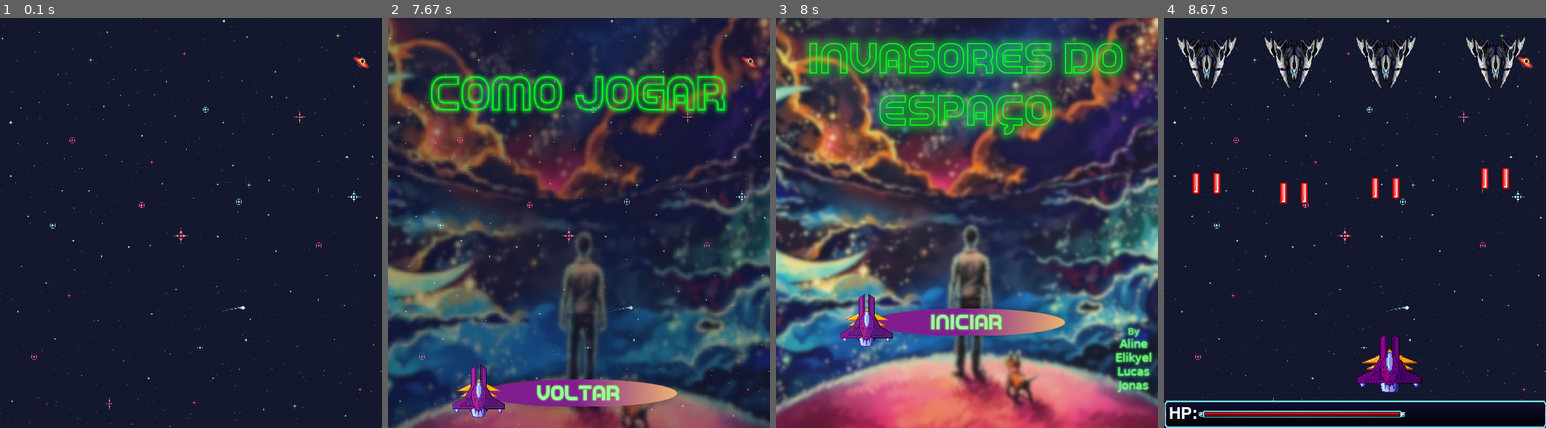
Above: before the commit, frames 1-4 (left to right).
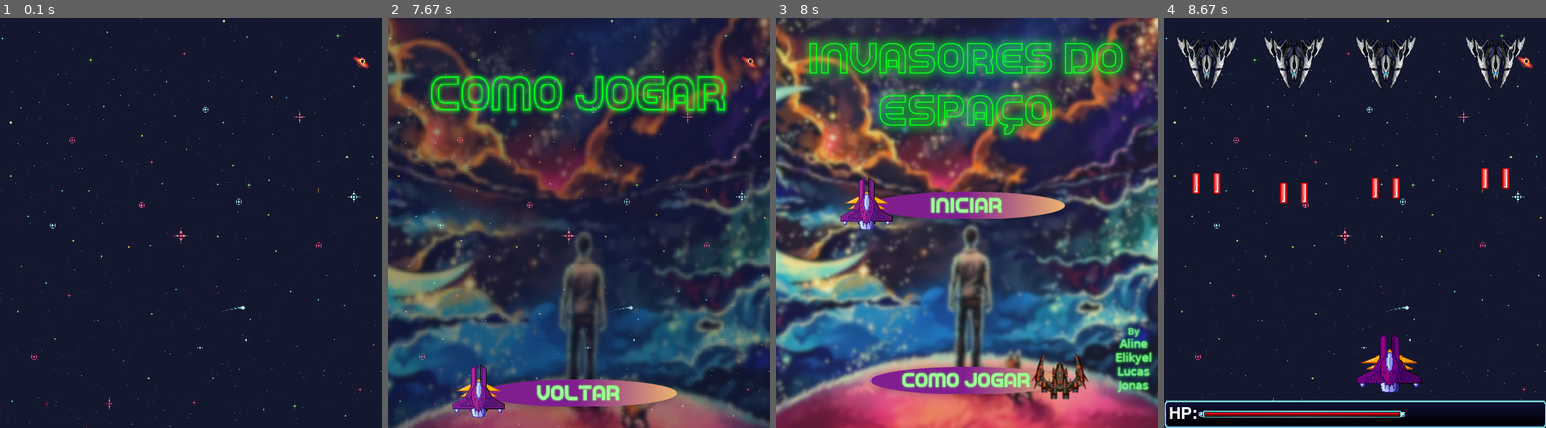
Above: after the commit, the same moments.

Repository: cjs-13/Projeto_pygame
Game: pygame game, started from main.py
Same seed, same stepped clock (60 frames per second), same inputs: the game is played once before the commit and once after it.
Inputs (mouse positions are in pixels of both pictures, inside the frame that each line leads up to):
- Up to frame 1 (0.1 s): no input
- Up to frame 2 (7.67 s): click (579, 276) at 7.38 s
- Up to frame 3 (8 s): hold Esc from 7.67 s (still down)
- Up to frame 4 (8.67 s): release Esc at 8.13 s; click (1355, 206) at 8.22 s; hold Right from 8.5 s (still down); move the mouse to (1435, 169) at 8.53 s

Frames 1-2 are identical in both runs. In frame 3, 11% of the frame differs, in the area x 16-82%, y 38-94%; in frame 4, nothing differs.

Commit message:
Tecla Esc leva o usuário para tela principal (menu)
A partir de qualquer tela, pressionar a tecla ESC leva a tela principal.

Diff:
--- a/main.py
+++ b/main.py
@@ -422,7 +422,9 @@
     largura = LARGURA//2 - B_VOLTAR_largura//2
     altura_voltar = ALTURA
 
-    while True:
+    ajuda = True
+
+    while ajuda:
         RELOGIO.tick(FPS)
         TELA.blit(BG_AJUDA, (0, 0))
 
@@ -437,7 +439,7 @@
                 exit()
             if event.type == pygame.KEYDOWN:
                 if event.key == pygame.K_ESCAPE:
-                    menu_principal()
+                    ajuda = False
             if event.type == pygame.MOUSEBUTTONDOWN:  # Monitora clique do mouse
                 x = pygame.mouse.get_pos()[0]
                 y = pygame.mouse.get_pos()[1]
